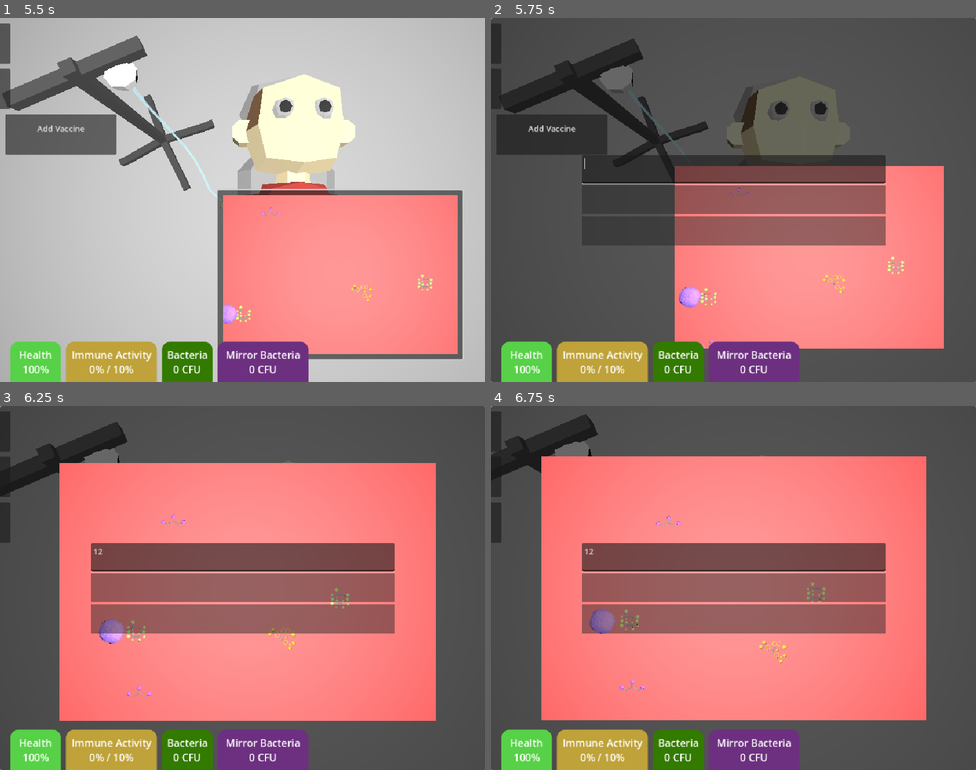
Above: before the commit, frames 1-4 (two rows, left to right).
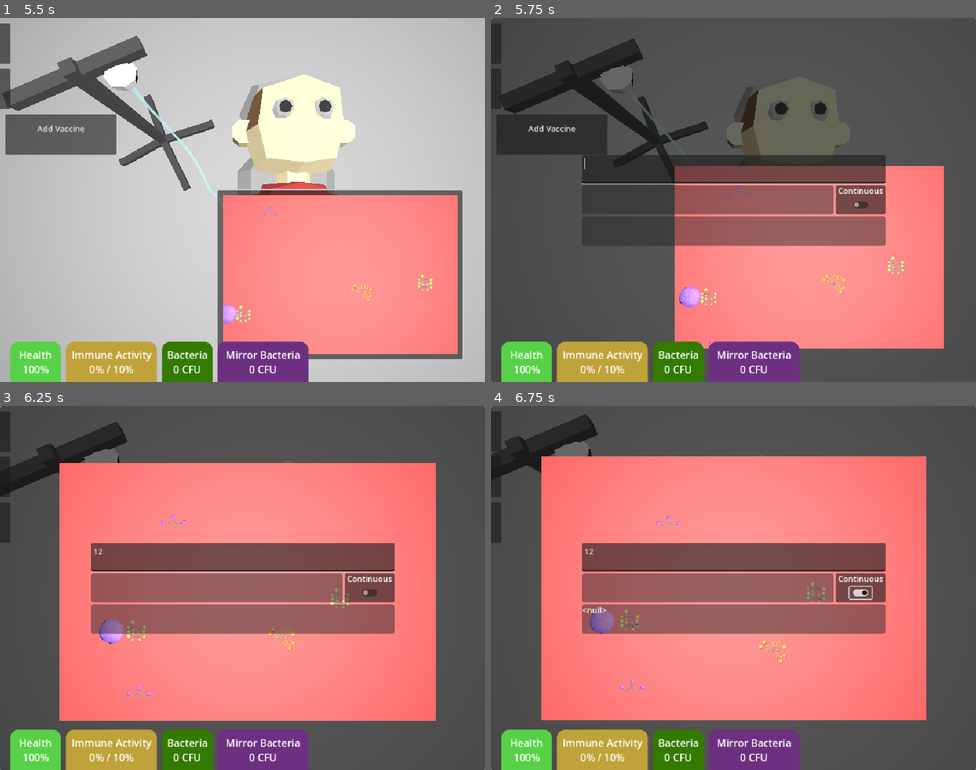
Above: after the commit, the same moments.

Repository: AndyLiu0/mirror-life-sim
Game: Godot game, scene res://main.tscn
The game is run twice, just before and just after one commit, with the same random seed, the same clock (stepped at 60 frames per second) and the same inputs.
Inputs (mouse positions are in pixels of both pictures, inside the frame that each line leads up to):
- Up to frame 1 (5.5 s): click (392, 316) at 0.5 s; tap Enter (ui_accept) at 1.25, 2.1, 2.27, 2.57, 3.6, 3.77, 4.07, 5.1, 5.27 s; move the mouse to (58, 43) at 1.27 s; hold Up (ui_up) 1.28-2.03 s; hold Enter (ui_accept) 1.28-2.03 s; move the mouse to (58, 87) at 2.02 s; move the mouse to (58, 134) at 2.77 s; hold Enter (ui_accept) 2.78-3.53 s; hold Up (ui_up) 2.78-4.28 s; move the mouse to (218, 272) at 3.52 s; move the mouse to (388, 254) at 4.27 s; hold Enter (ui_accept) 4.28-5.03 s; tap Escape (ui_cancel) at 4.9 s; move the mouse to (97, 145) at 5.02 s
- Up to frame 2 (5.75 s): tap Enter (ui_accept) at 5.57 s; tap F5 (ui_debug) at 5.65 s
- Up to frame 3 (6.25 s): click (242, 555) at 5.77 s; type "12" at 5.85 s
- Up to frame 4 (6.75 s): click (859, 591) at 6.52 s

Frame 1 is identical in both runs. In frame 2, 1.0% of the frame differs, in the area x 37-82%, y 46-63%; in frame 3, 1.0%; in frame 4, 1.2%, in the area x 18-82%, y 45-63%.

Commit message:
debug menu continuous running

Diff:
--- a/project/debug.gd
+++ b/project/debug.gd
@@ -6,36 +6,53 @@
 var out_node: Label
 var history = []
 var history_idx = 0
+var cont_button: CheckButton
+var expression = Expression.new()
+
 
 func _ready():
 	sim_node = get_node("../../Simulation")
 	in_node = get_node("In")
-	last_node = get_node("Last")
+	last_node = get_node("Middle/Last")
 	out_node = get_node("Out")
+	cont_button = get_node("Middle/PanelContainer/VBoxContainer/CheckButton")
 
 func _input(event):
 	if event.is_action_pressed("ui_debug"):
 		visible = !visible
 		if visible:
 			in_node.grab_focus()
+		get_viewport().set_input_as_handled()
 
 	if visible:
-		if in_node.has_focus():
-			if event is InputEventKey and event.is_pressed():
-				if OS.get_keycode_string(event.keycode) == "Enter":
-					get_viewport().set_input_as_handled()
+		if event.is_action_pressed("ui_cancel"):
+			visible = false
+			get_viewport().set_input_as_handled()
 
-		if event.is_action_pressed("ui_accept"):
-			var expression = Expression.new()
-			last_node.text = in_node.text
-			expression.parse(in_node.text)
-			print(expression.execute([], sim_node))
-			out_node.text = str(expression.execute([], sim_node))
-			history.append(in_node.text)
-			history_idx = len(history)
-			in_node.text = ""
+		if event.is_action_pressed("ui_accept") and in_node.has_focus():
+			parse()
+			get_viewport().set_input_as_handled()
 
 		if event.is_action_pressed("ui_up"):
 			if history_idx > 0:
 				history_idx -= 1
 			in_node.text = history[history_idx]
+
+		if event.is_action_pressed("ui_debug_toggle_cont"):
+			cont_button.button_pressed = !cont_button.button_pressed
+
+func _process(delta):
+	if cont_button.button_pressed:
+		run()
+
+func run():
+	out_node.text = str(expression.execute([], sim_node))
+
+func parse():
+	if in_node.text != "":
+		last_node.text = in_node.text
+		expression.parse(last_node.text)
+		run()
+		history.append(in_node.text)
+		history_idx = len(history)
+		in_node.text = ""
--- a/project/main.tscn
+++ b/project/main.tscn
@@ -68,6 +68,10 @@
 
 [sub_resource type="StyleBoxFlat" id="StyleBoxFlat_w48qg"]
 bg_color = Color(0.14, 0.14, 0.14, 0.470588)
+corner_radius_top_left = 4
+corner_radius_top_right = 4
+corner_radius_bottom_right = 4
+corner_radius_bottom_left = 4
 
 [node name="Main" type="Node3D"]
 
@@ -327,10 +331,30 @@
 layout_mode = 2
 size_flags_vertical = 3
 
-[node name="Last" type="Label" parent="UI/Debug"]
-layout_mode = 2
+[node name="Middle" type="HBoxContainer" parent="UI/Debug"]
+layout_mode = 2
+size_flags_vertical = 3
+
+[node name="Last" type="Label" parent="UI/Debug/Middle"]
+layout_mode = 2
+size_flags_horizontal = 3
 size_flags_vertical = 3
 theme_override_styles/normal = SubResource("StyleBoxFlat_w48qg")
+
+[node name="PanelContainer" type="PanelContainer" parent="UI/Debug/Middle"]
+layout_mode = 2
+
+[node name="VBoxContainer" type="VBoxContainer" parent="UI/Debug/Middle/PanelContainer"]
+layout_mode = 2
+
+[node name="Label" type="Label" parent="UI/Debug/Middle/PanelContainer/VBoxContainer"]
+layout_mode = 2
+text = " Continuous "
+
+[node name="CheckButton" type="CheckButton" parent="UI/Debug/Middle/PanelContainer/VBoxContainer"]
+layout_mode = 2
+size_flags_horizontal = 4
+size_flags_vertical = 4
 
 [node name="Out" type="Label" parent="UI/Debug"]
 layout_mode = 2
--- a/project/project.godot
+++ b/project/project.godot
@@ -33,6 +33,15 @@
 , Object(InputEventKey,"resource_local_to_scene":false,"resource_name":"","device":-1,"window_id":0,"alt_pressed":false …(181 unchanged characters)…
 ]
 }
+ui_escape={
+"deadzone": 0.2,
+"events": []
+}
+ui_debug_toggle_cont={
+"deadzone": 0.2,
+"events": [Object(InputEventKey,"resource_local_to_scene":false,"resource_name":"","device":-1,"window_id":0,"alt_pressed":false,"shift_pressed":true,"ctrl_pressed":true,"meta_pressed":false,"pressed":false,"keycode":0,"physical_keycode":4194309,"key_label":0,"unicode":0,"location":0,"echo":false,"script":null)
+]
+}
 
 [physics]
 
Not shown, changed: build/web/index.html
Not shown, changed: build/web/index.pck
